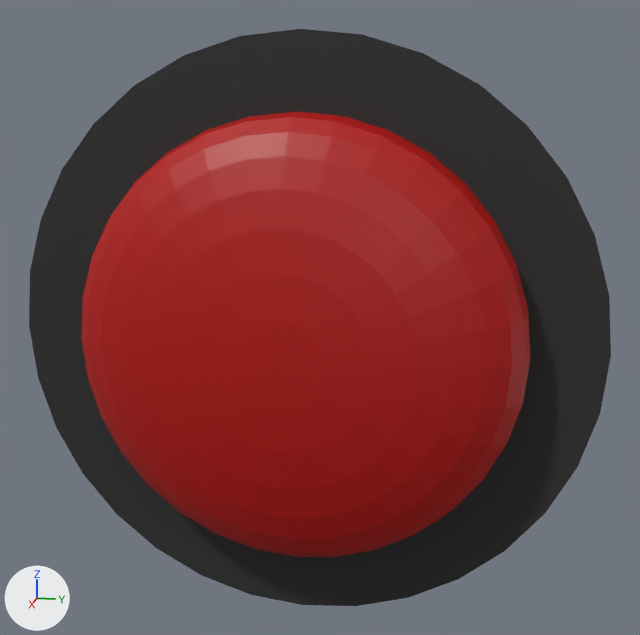
The FBX model blender/button.fbx as it was, and as the next commit left it.
Before and after are seen from a 50 mm lens placed at (0.236, 0.0503, 0.0629), pointed at (0.0101, 0.0051, 0.0065). The lights are fixed; the arrows at lower left show +X, +Y and +Z. Where no turn or scale is listed for an object, it has been applied to the vertices.

The scene before the commit, as lines of its bpy script (objects in view):
```python
mat_red = principled_material('red')
mat_red.base_color = (0.449, 0.00207, 0.0)  # red #b30700
mat_red.roughness = 0.462
me_cylinder = bpy.data.meshes.new('Cylinder')
me_cylinder.from_pydata(...)  # a 32-sided cylinder along x spanning x -0.01..0.01, y -0.08..0.08, z -0.08..0.08
me_cylinder.materials.append(mat_gray)  # black #2a2a2a
me_sphere = bpy.data.meshes.new('Sphere')
me_sphere.from_pydata(...)  # 289 vertices, 289 faces; spans x -0.017..0.0188, y -0.06..0.06, z -0.06..0.06
me_sphere.materials.append(mat_red)  # red #b30700
ob_cylinder = bpy.data.objects.new('Cylinder', me_cylinder)
ob_cylinder.location = (0.0, 0.0, 0.0)
ob_sphere = bpy.data.objects.new('Sphere', me_sphere)
ob_sphere.location = (0.0167, 0.0, 0.0)
```
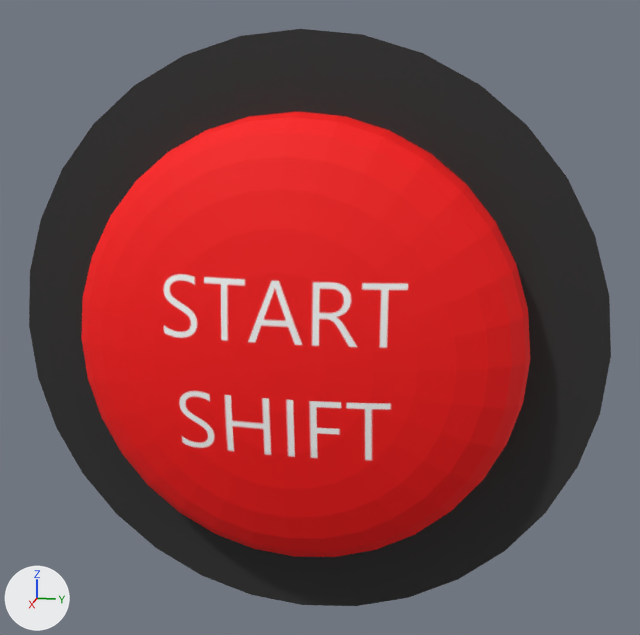
Changed parts and their boxes [x1, y1, x2, y2] in the pictures (640 x 635 px):
```json
{"object": "Sphere", "change": "surface changed", "before": [81, 111, 530, 557], "after": [81, 111, 530, 557]}
```

Scene script edits in JSON lines:
```json
{"op": "add", "block": "img_button_text_png", "code": ["img_button_text_png = load_image('button_text.png', '_unpacked/button_text.png', 1024, 1024, 'sRGB')"]}
{"op": "remove", "block": "mat_red", "code": "mat_red.base_color = (0.449, 0.00207, 0.0)  # red #b30700"}
{"op": "add", "block": "mat_red", "code": "mat_red.texture = img_button_text_png  # with its transparency"}
{"op": "set", "path": "mat_red.roughness", "old": "0.462", "new": "0.758"}
```
